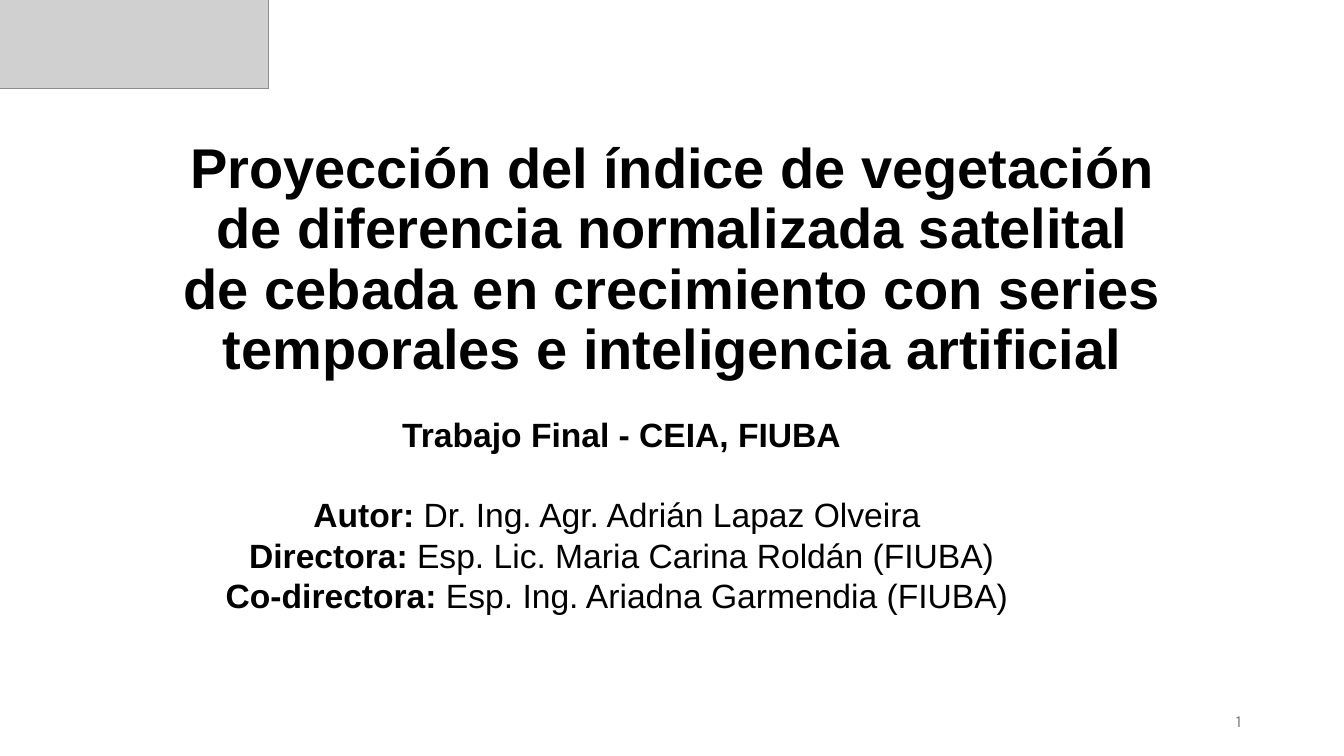
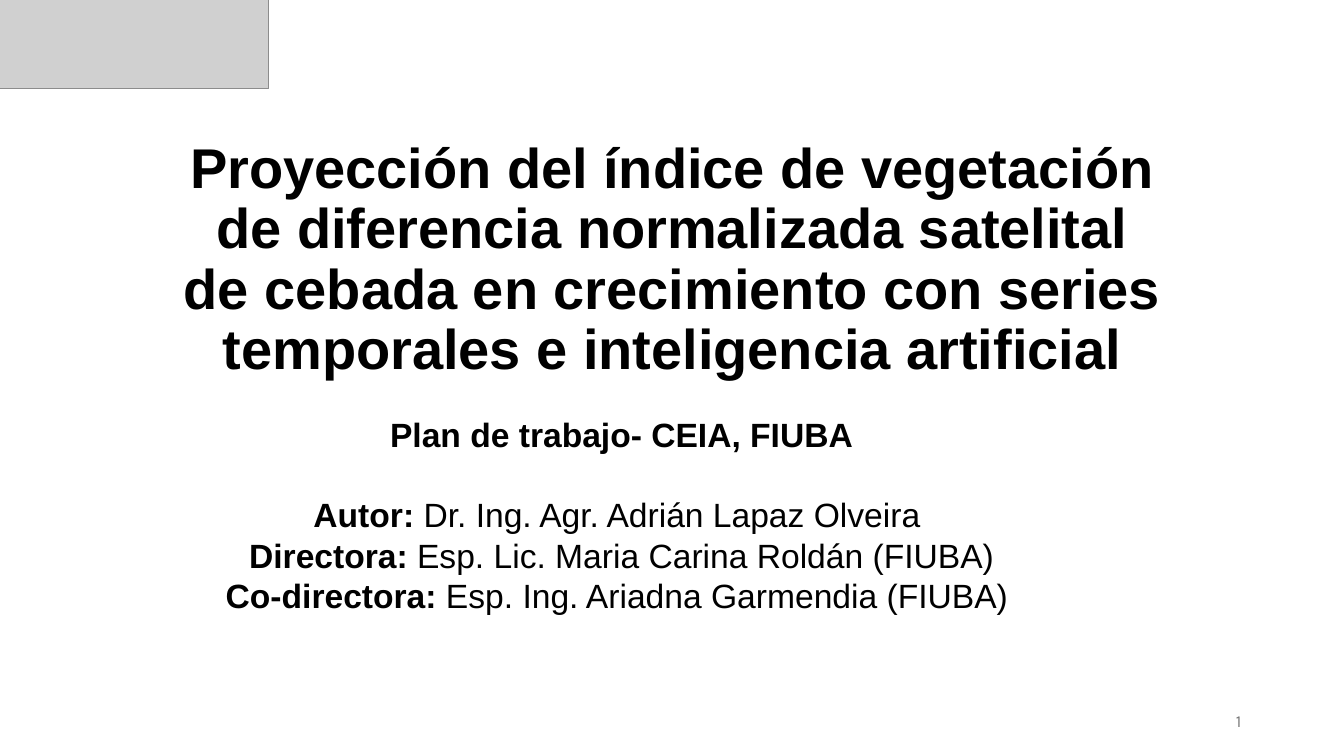
Before and after one commit to adrianlapaz3/Plantilla-planificacion, a slide deck: slide 1 of Adrian_Lapaz_presentacion.pptx. Drawn at 1344x756 pixels with LibreOffice and Linux fonts; fonts in the diff are those of the drawing; grey boxes stand for pictures. Boxes give left, top, right and bottom in pixels: in the first picture for what was removed or moved away, otherwise in the second. Text is boxed around its words. In the diff, an @@ line names an element or a change of style, - is before the commit and + after.

```diff
--- a/Adrian_Lapaz_presentacion.pptx
+++ b/Adrian_Lapaz_presentacion.pptx
@@ subtitle at (390,422,853,454): text changed @@
-Trabajo Final - CEIA, FIUBA
+Plan de trabajo- CEIA, FIUBA
```
Also in this commit, not shown: 1 other slide changed, 15 other files.
